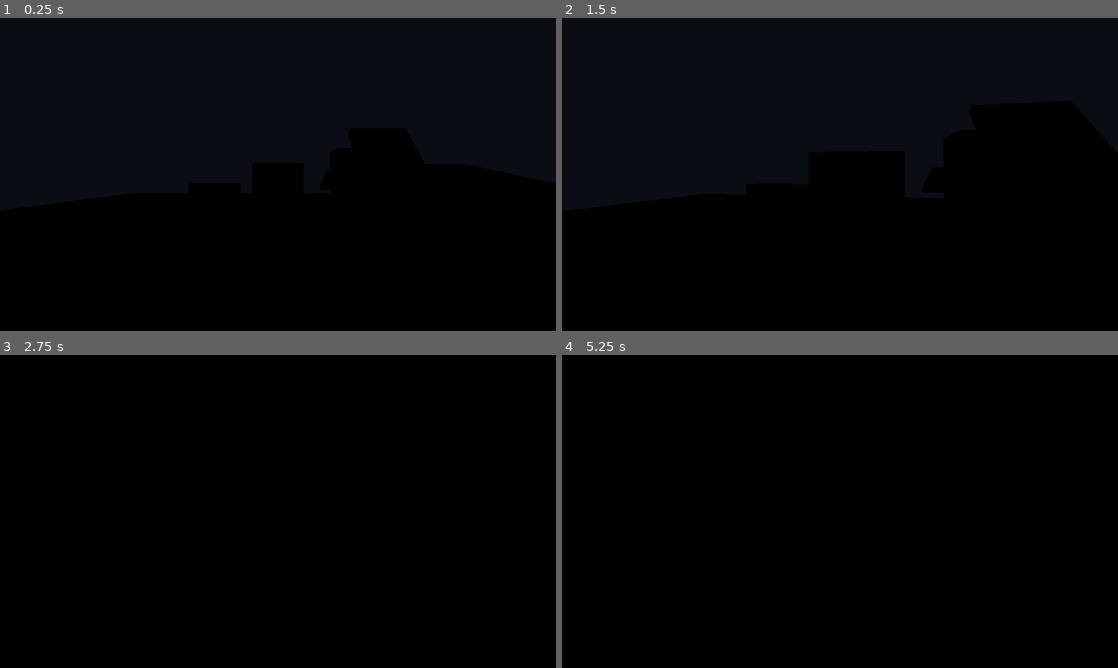
Above: before the commit, frames 1-4 (two rows, left to right).
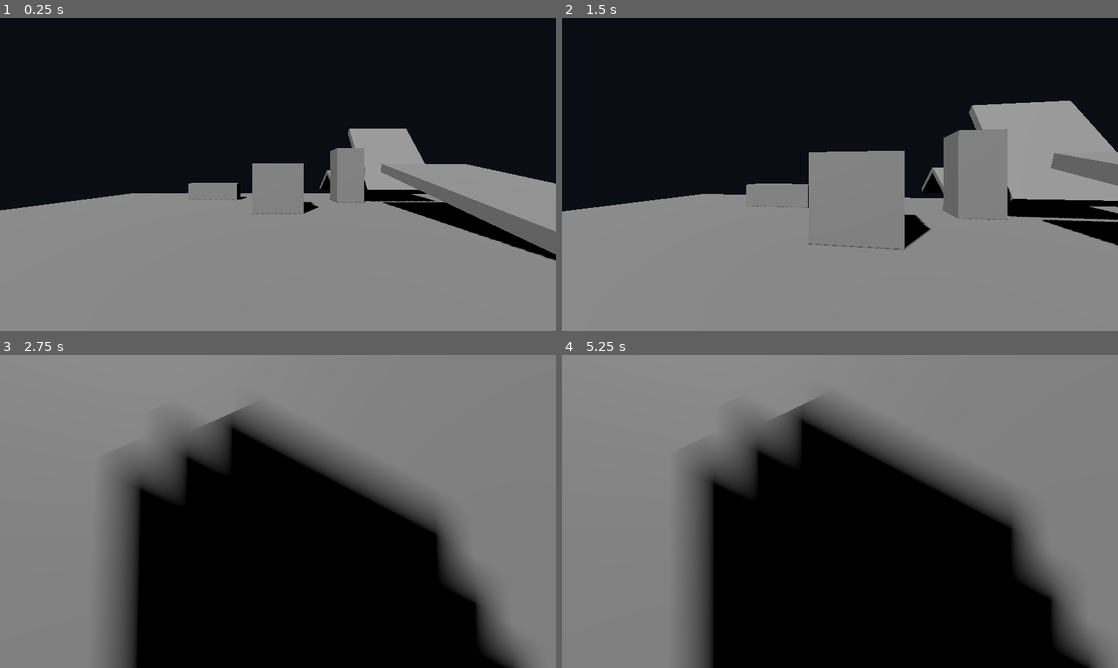
Above: after the commit, the same moments.

Repository: kansation/Space-Exploring-Game
Game: Godot game, scene res://scenes/main.tscn
Two runs of this game, one before a commit and one after it. Both use one fixed random seed, a clock stepped at 60 frames per second and the inputs below.
Inputs (mouse positions are in pixels of both pictures, inside the frame that each line leads up to):
- Up to frame 1 (0.25 s): no input
- Up to frame 2 (1.5 s): tap Enter at 0.5 s; move the mouse to (867, 174) at 0.52 s; hold W (move_forward) from 0.53 s (still down); click (867, 174) at 0.67 s; move the mouse to (812, 174) at 1.27 s
- Up to frame 3 (2.75 s): keep holding W (move_forward); move the mouse to (289, 505) at 2.02 s
- Up to frame 4 (5.25 s): keep holding W (move_forward); tap Space at 2.75, 4.25 s; move the mouse to (834, 517) at 2.77 s; click (834, 517) at 2.92 s; tap Enter at 3.5, 5 s; move the mouse to (878, 514) at 3.52 s; move the mouse to (795, 508) at 4.27 s; move the mouse to (845, 511) at 5.02 s; click (845, 511) at 5.17 s

The runs differ from the first frame. In frame 1, 48% of the frame differs, in the area x 0-100%, y 35-100%; in frame 2, 52%; in frame 3, 65%, in the area x 0-100%, y 0-100%; in frame 4, 64%.

Commit message:
Add directional world light

Diff:
--- a/game/scenes/main.tscn
+++ b/game/scenes/main.tscn
@@ -51,6 +51,11 @@
 size = Vector3(4, 0.2, 8)
 
 [node name="Main" type="Node3D"]
+
+[node name="Sun" type="DirectionalLight3D" parent="."]
+rotation_degrees = Vector3(-45, -30, 0)
+light_energy = 1.2
+shadow_enabled = true
 
 [node name="Floor" type="StaticBody3D" parent="."]
 
